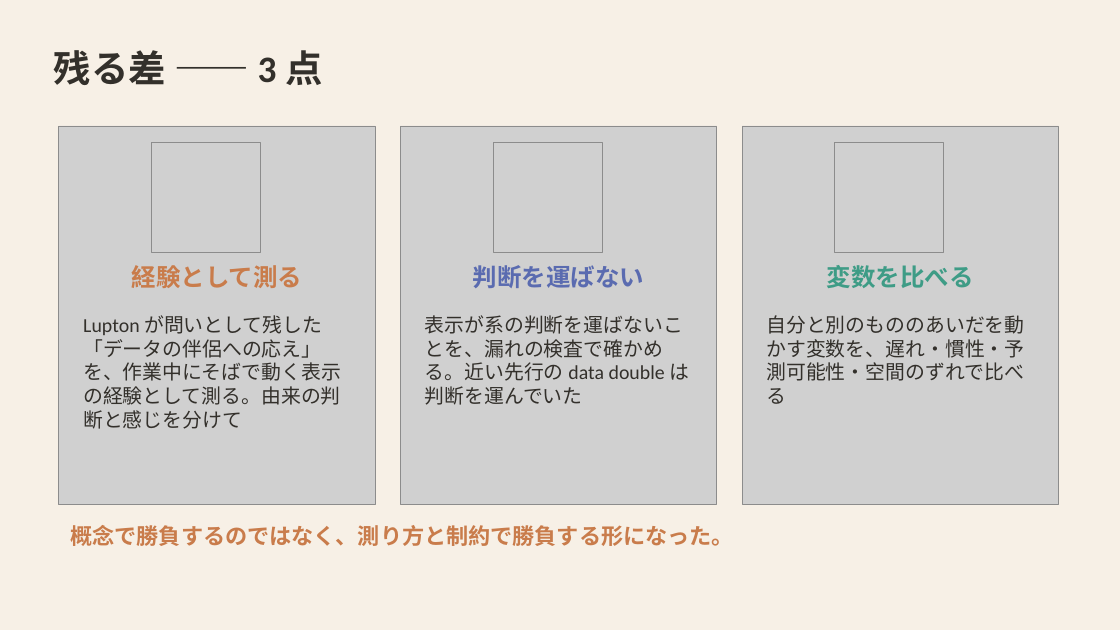
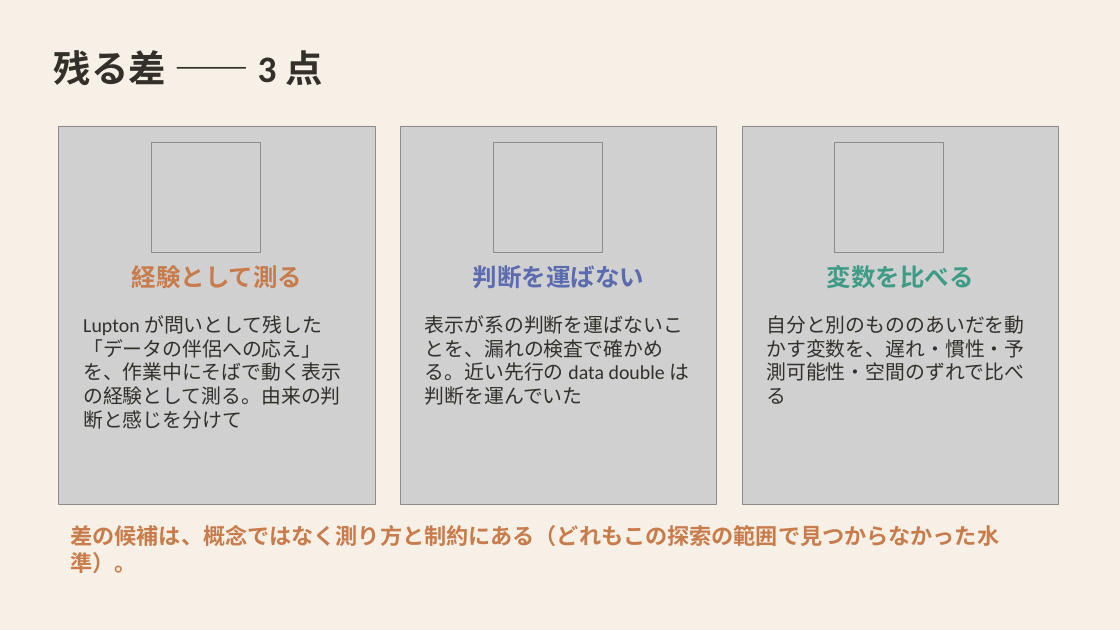
Before and after one commit to mikotomiura/GSE-prototype, a slide deck: slide 14 of docs/slides/project-overview/GSE_handmark_design.pptx. Drawn at 1120x630 pixels with LibreOffice and Linux fonts; fonts in the diff are those of the drawing; grey boxes stand for pictures. Boxes give left, top, right and bottom in pixels: in the first picture for what was removed or moved away, otherwise in the second. Text is boxed around its words. In the diff, an @@ line names an element or a change of style, - is before the commit and + after.

```diff
--- a/docs/slides/project-overview/GSE_handmark_design.pptx
+++ b/docs/slides/project-overview/GSE_handmark_design.pptx
@@ text at (x1=71, y1=525, x2=1000, y2=573): text changed @@
-概念で勝負するのではなく、測り方と制約で勝負する形になった。
+差の候補は、概念ではなく測り方と制約にある（どれもこの探索の範囲で見つからなかった水準）。
```
Also in this commit, not shown: 4 other slides changed, 11 other files.
